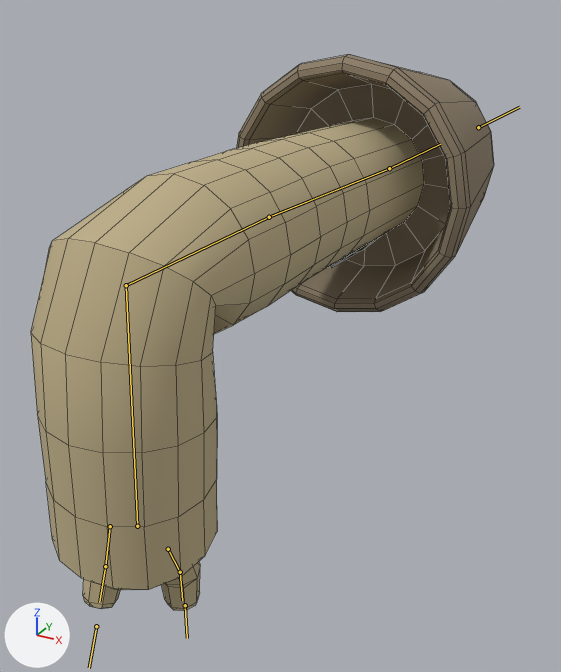
An edit to the Blender file assets/models/enemies/charge_enemy/ram_enemy.blend, drawn before and after from the same camera.
The view is the same before and after, from a 50 mm camera at (0.94, -1.07, 1.27) aimed at (-0.14, 0.9, 0.29). The axes (+X, +Y, +Z) are drawn at lower left. The lights are the same throughout. Both versions are drawn at frame 1 of the action 'rammAtack'; the numbers are the values there. The bones that bend it are drawn over the model as lines. Mesh edges are drawn as thin lines.

In view in the first picture: 'Body', 'Legs'.
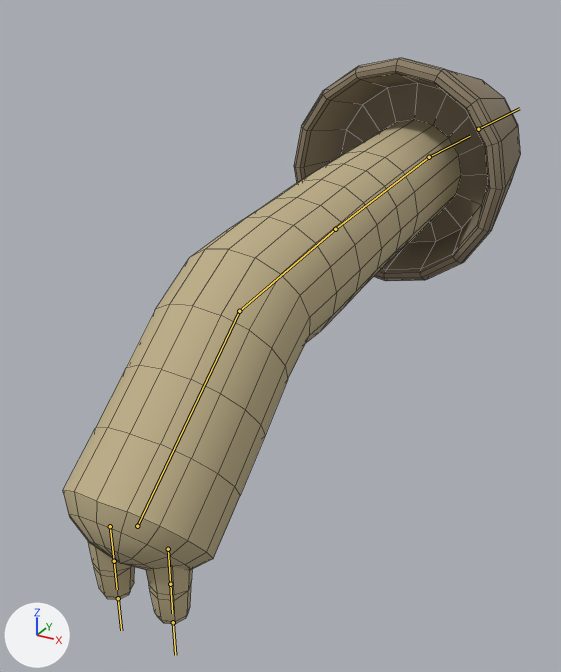
What the commit changed:
Bone 'Bone' (bone_bone) turns from (0, 0, 3) to (51, 0, 0) degrees about its own x, y and z.
Bone 'IKL' (bone_ikl) moves from (0.0, -0.01, 0.047) to (0.0, 0.0, 0.0).
Bone 'IKR' (bone_ikr) moves from (0.0, 0.02, -0.077) to (0.0, 0.0, 0.0).
Bone 'IKR' (bone_ikr) turns from (-23, 0, 0) to (0, 0, 0) degrees about its own x, y and z.

Where the change shows, as pixel boxes (x1, y1, x2, y2) in the pictures (561 x 672 px):
'Body', posed
    before: (31, 55, 494, 590)
    after: (63, 58, 521, 570)
'Legs', posed
    before: (83, 562, 200, 611)
    after: (87, 540, 192, 624)
bone 'Bone', root to tip
    before: (137, 526) to (126, 285)
    after: (137, 526) to (239, 311)
bone 'IKL', root to tip
    before: (185, 605) to (187, 638)
    after: (173, 622) to (175, 655)
bone 'IKR', root to tip
    before: (96, 626) to (89, 668)
    after: (118, 598) to (121, 630)
